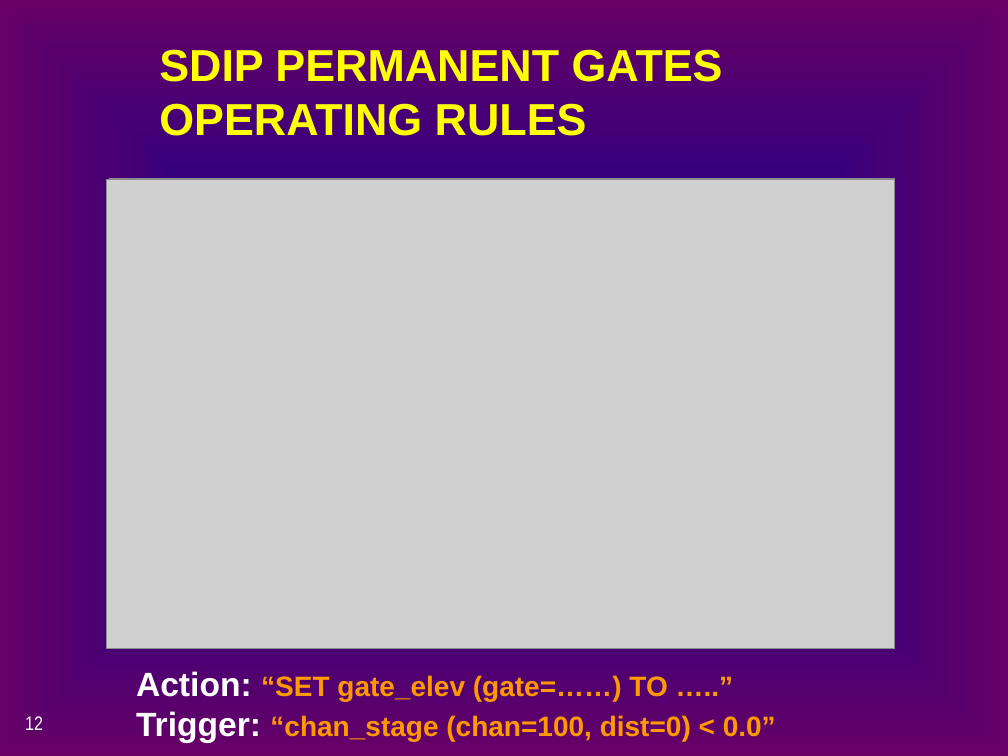
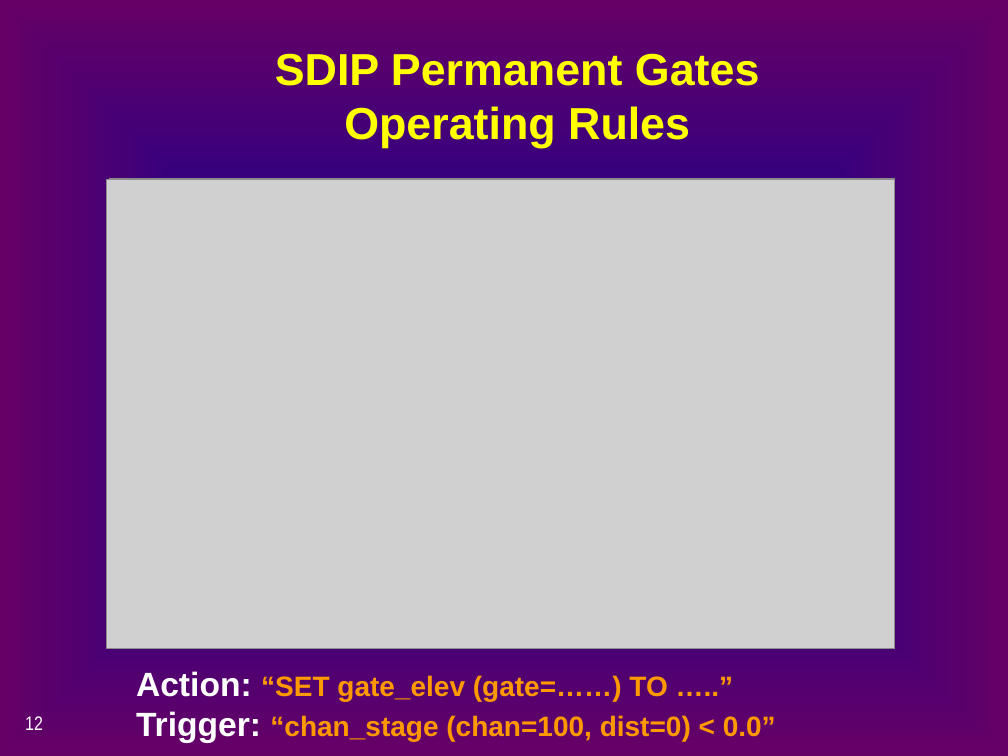
Before and after one commit to CADWRDeltaModeling/dsm2, a slide deck: slide 12 of dsm2/presentations/or2_sdip_oprules.ppt. Drawn at 1008x756 pixels with LibreOffice and Linux fonts; fonts in the diff are those of the drawing; grey boxes stand for pictures. Boxes give left, top, right and bottom in pixels: in the first picture for what was removed or moved away, otherwise in the second. Text is boxed around its words. In the diff, an @@ line names an element or a change of style, - is before the commit and + after.

```diff
--- a/dsm2/presentations/or2_sdip_oprules.ppt
+++ b/dsm2/presentations/or2_sdip_oprules.ppt
@@ text at [275, 53, 760, 148]: text changed @@
-SDIP PERMANENT GATES OPERATING RULES
+SDIP Permanent Gates Operating Rules
```
Also in this commit, not shown: 2 other slides changed.
